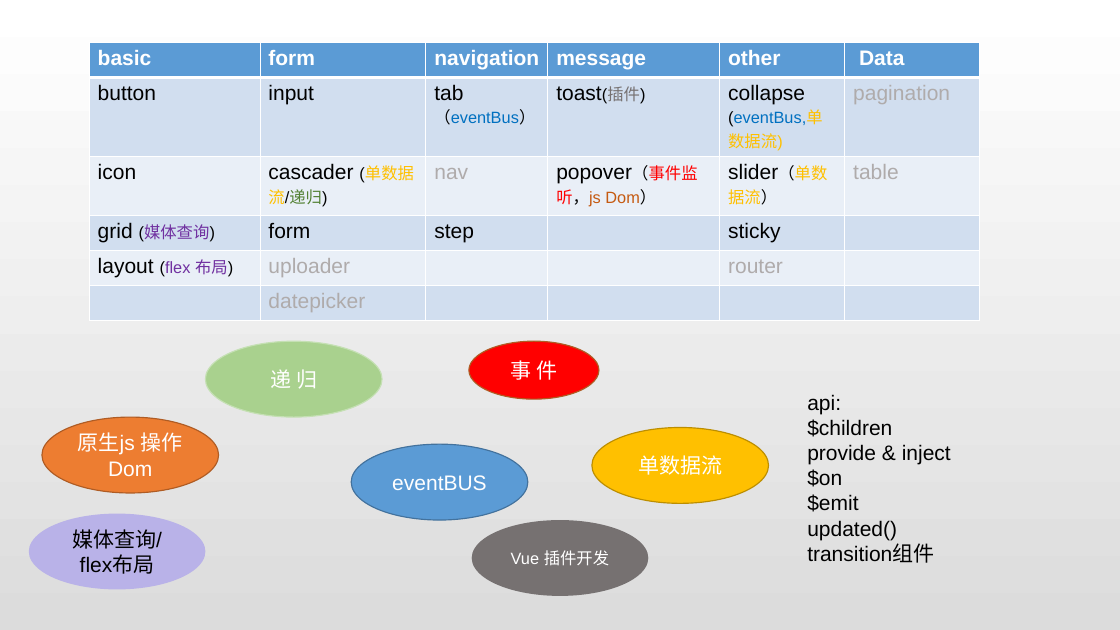
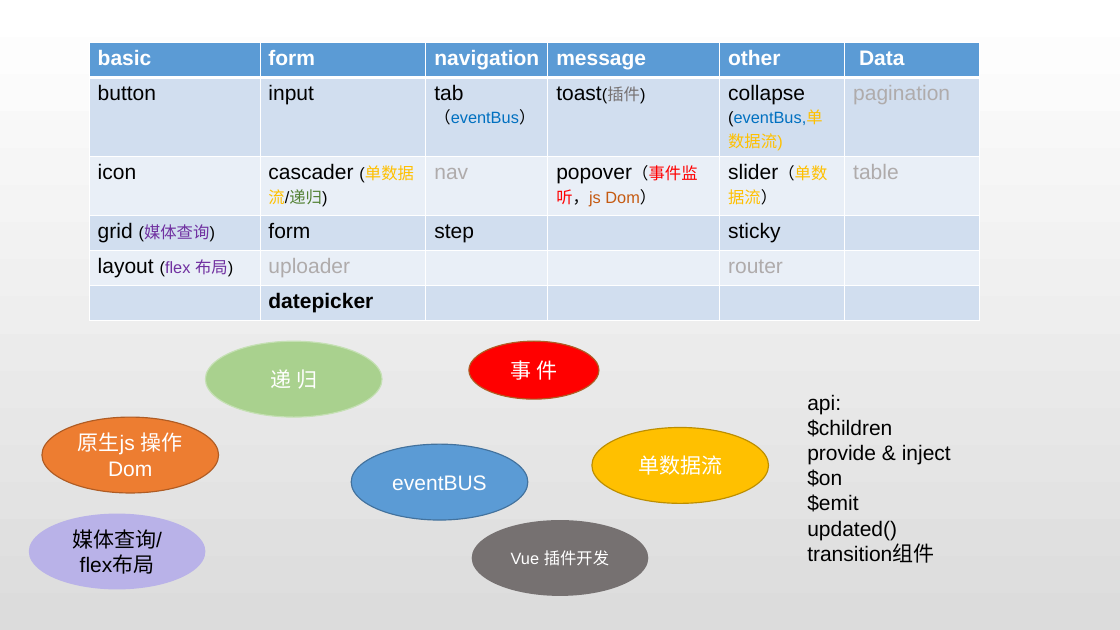
Before and after one commit to Firenzia/sakura-ui, a slide deck: slide 2 of note/UI总结.pptx. Drawn at 1120x630 pixels with LibreOffice and Linux fonts; fonts in the diff are those of the drawing. Boxes give left, top, right and bottom in pixels: in the first picture for what was removed or moved away, otherwise in the second. Text is boxed around its words. In the diff, an @@ line names an element or a change of style, - is before the commit and + after.

```diff
--- a/note/UI总结.pptx
+++ b/note/UI总结.pptx
@@ table at [89, 42, 980, 317] @@
@@ text colour #AFABAB to #000000, bold on in "datepicker" @@
```
Also in this commit, not shown: 6 other files.
